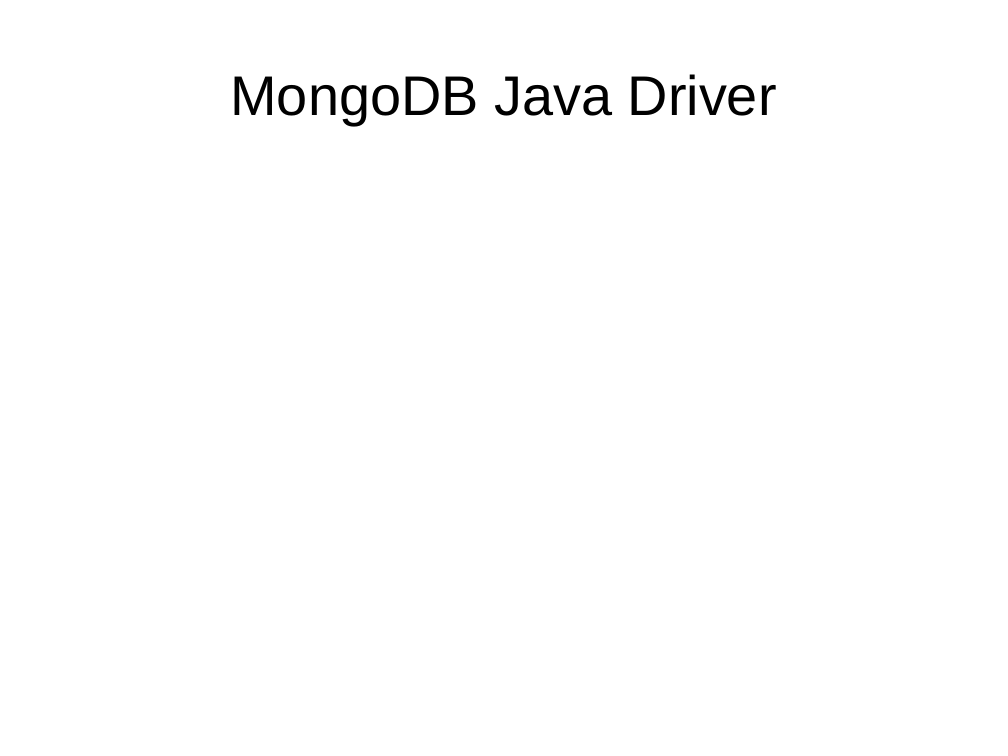
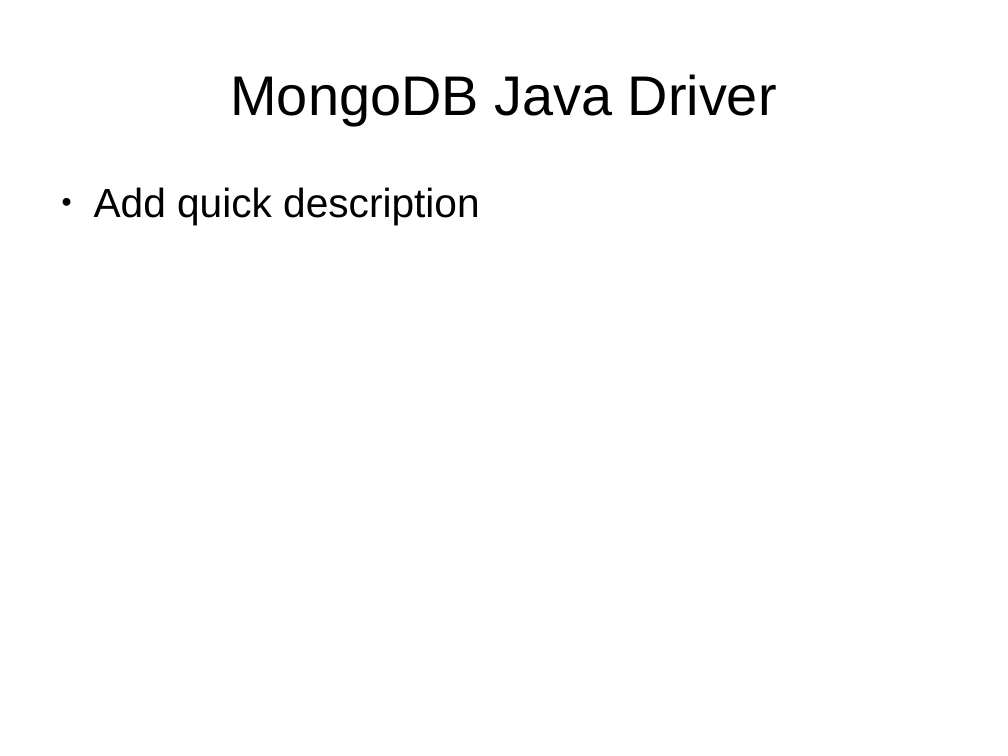
Before and after one commit to martinicr/spring-data-tech-talk, a slide deck: slide 11 of spring-data-mongodb.odp. Drawn at 1008x756 pixels with LibreOffice and Linux fonts; fonts in the diff are those of the drawing. Boxes give left, top, right and bottom in pixels: in the first picture for what was removed or moved away, otherwise in the second. Text is boxed around its words. In the diff, an @@ line names an element or a change of style, - is before the commit and + after.

```diff
--- a/spring-data-mongodb.odp
+++ b/spring-data-mongodb.odp
@@ text added at (94,187,479,225), 32 pt, text #000000 @@
+● Add quick description
```
Also in this commit, not shown: 1 other slide changed, 1 other file.
